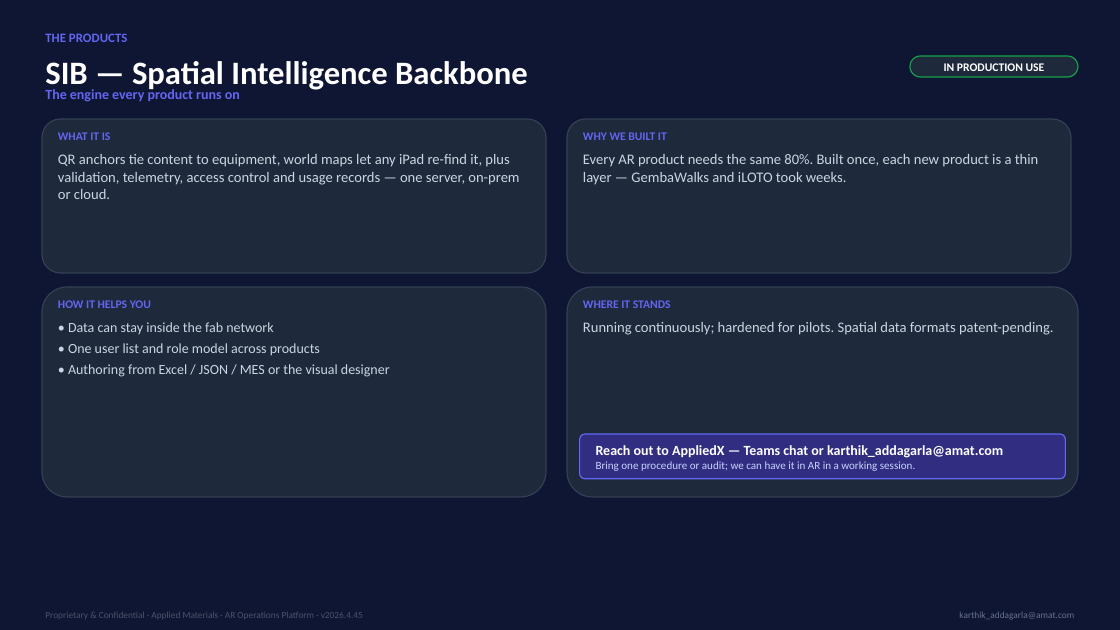
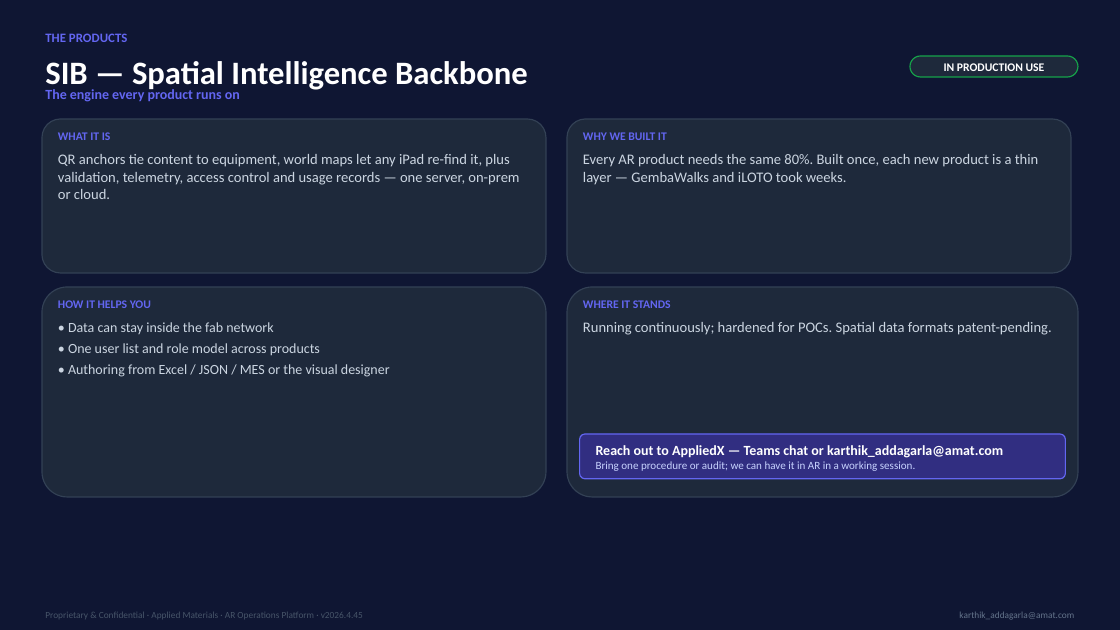
Before and after one commit to krocx/spatial-tapgging-app, a slide deck: slide 7 of sib/portal/AR-Platform-Map.pptx. Drawn at 1120x630 pixels with LibreOffice and Linux fonts; fonts in the diff are those of the drawing. Boxes give left, top, right and bottom in pixels: in the first picture for what was removed or moved away, otherwise in the second. Text is boxed around its words. In the diff, an @@ line names an element or a change of style, - is before the commit and + after.

```diff
--- a/sib/portal/AR-Platform-Map.pptx
+++ b/sib/portal/AR-Platform-Map.pptx
@@ text at (583,322,1052,335): text changed @@
-Running continuously; hardened for pilots. Spatial data formats patent-pending.
+Running continuously; hardened for POCs. Spatial data formats patent-pending.
```
Also in this commit, not shown: 3 other slides changed, 2 other files.
